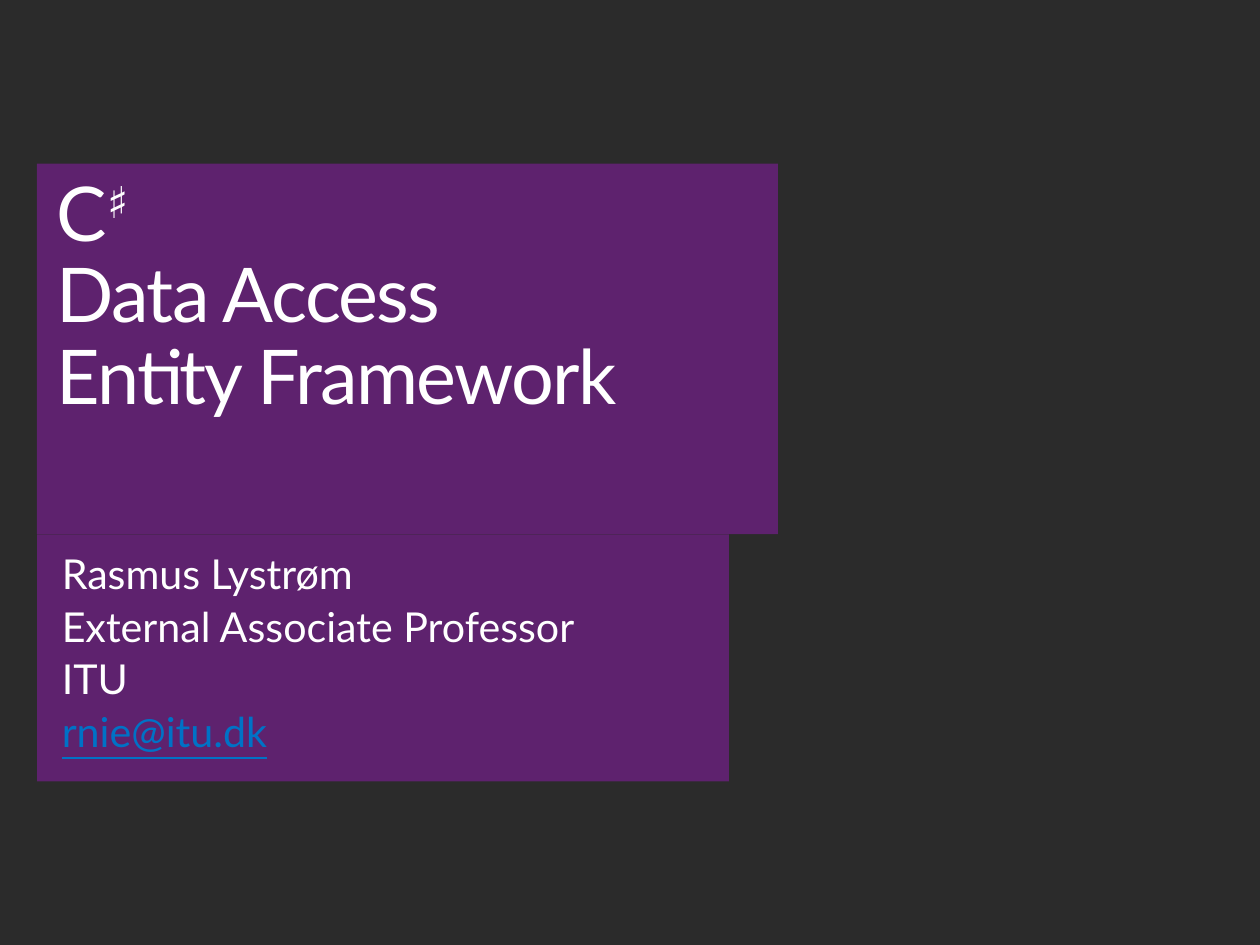
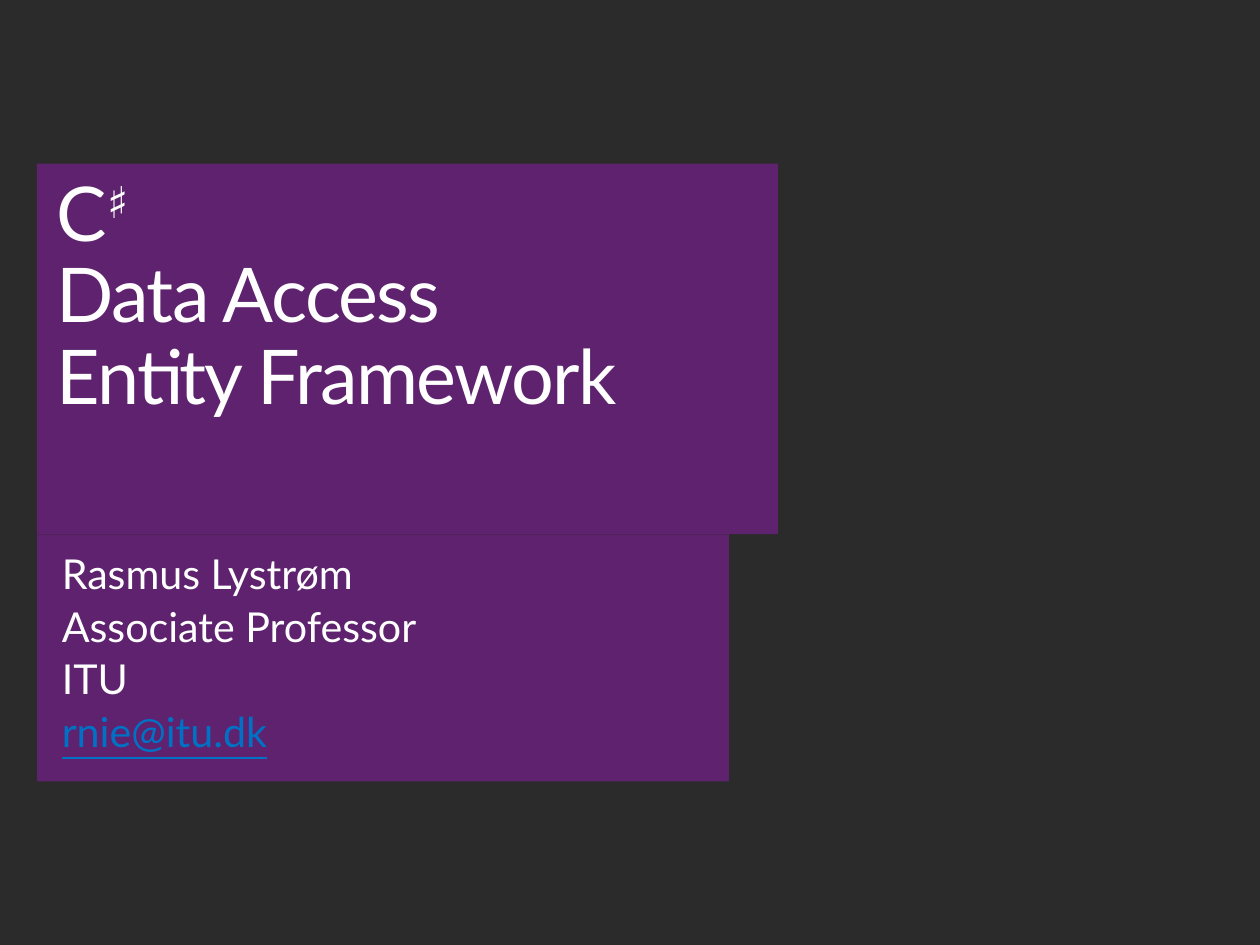
Before and after one commit to ondfisk/BDSA2017, a slide deck: slide 1 of Slides/Lecture04 - Data Access, Entity Framework.pptx. Drawn at 1260x945 pixels with LibreOffice and Linux fonts; fonts in the diff are those of the drawing; background and template pictures are left out; a plain dark background stands for a picture behind light text. Boxes give left, top, right and bottom in pixels: in the first picture for what was removed or moved away, otherwise in the second. Text is boxed around its words. In the diff, an @@ line names an element or a change of style, - is before the commit and + after.

```diff
--- a/Slides/Lecture04 - Data Access, Entity Framework.pptx
+++ b/Slides/Lecture04 - Data Access, Entity Framework.pptx
@@ text at (x1=62, y1=612, x2=416, y2=643): text changed @@
-External Associate Professor
+Associate Professor
```
Also in this commit, not shown: 12 other files.
